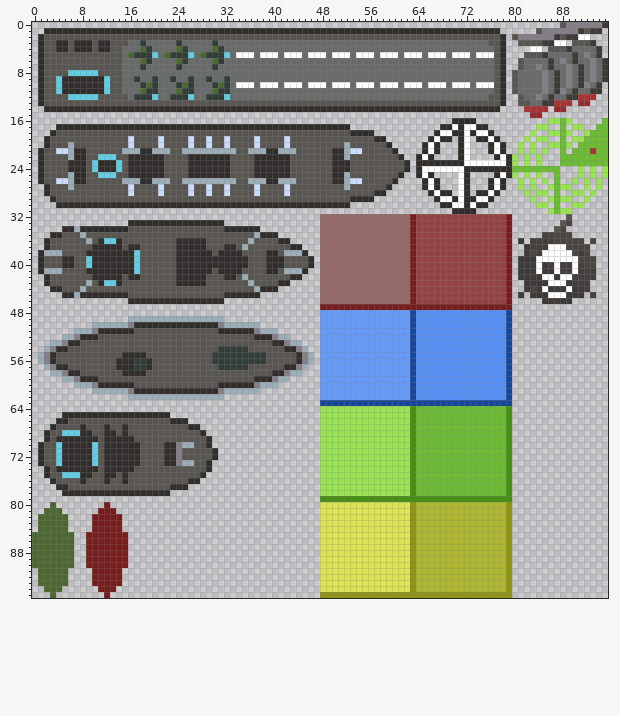
File history of a sprite sheet, src/assets/Spritesheet.png. Above is the file before it was changed.
The file is 96x96 pixels. Colours within 5 levels of each other are drawn and written as one.
Now the later version:
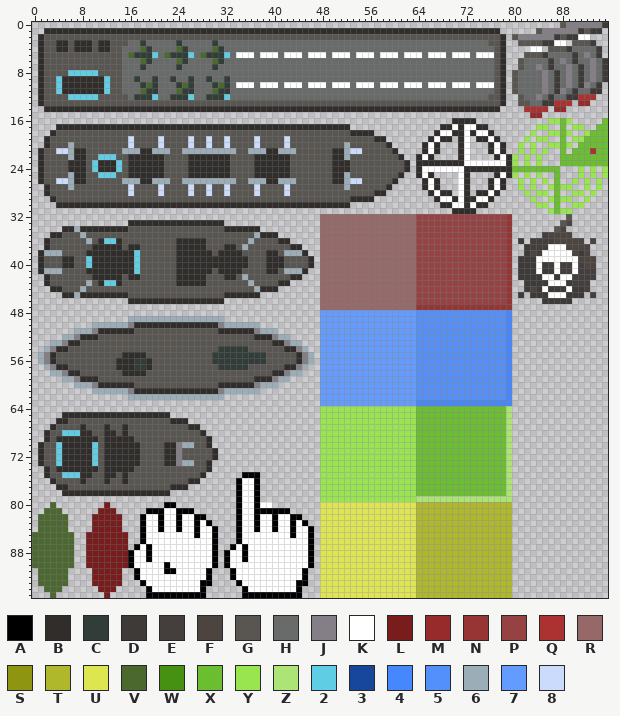
Palette (. is transparent): A #000000  B #302d2b  C #323c39  D #3d3a37  E #443e3d  F #4b443f  G #595652  H #696a6a  J #847e87  K #ffffff  L #791c1c  M #972a2a  N #973535  P #974242  Q #ac3232  R #976868  S #8e9510  T #afb72a  U #dde550  V #4b692f  W #469112  X #6abe30  Y #99e550  Z #ace575  2 #5fcde4  3 #16479d  4 #4687fb  5 #5490fb  6 #9badb7  7 #639bff  8 #cbdbfc
Changes in this commit:
The edit turns colour 3 into colour 4 in rows 48 to 62 at x 79; in row 63 at x 64 to 79.
The edit turns colour 3 into colour 7 in rows 48 to 62 at x 63; in row 63 at x 48 to 63.
There is now colour A in row 75 at x 35 to 37; in rows 76 to 79 at x 34 and 37; in row 80 at x 22 to 23, 34 and 37; in row 81 at x 19 to 21, 24 to 26, 34 and 37 to 42; in row 82 at x 18, 21, 24, 27 to 28, 34, 37, 40 and 43 to 44; in row 83 at x 18, 21, 24, 27, 29, 34, 37, 40, 43 and 45.
There is now colour A in row 84 at x 18, 21, 24, 27, 30, 34, 37, 40, 43 and 46; in row 85 at x 18, 27, 30, 34, 43 and 46; in row 86 at x 18, 30, 34 and 46; in row 87 at x 17, 19, 30, 33, 35 and 46; in rows 88 to 89 at x 16, 19, 30, 32, 35 and 46; in row 90 at x 16, 22, 30, 32 and 46.
There is now colour A in row 91 at x 17, 22 to 23, 29, 33 and 45; in row 92 at x 17, 29, 33 and 45; in row 93 at x 18, 28 to 29, 34 and 44 to 45; in row 94 at x 19, 28, 35 and 44; in row 95 at x 19 to 28 and 35 to 44.
There is now colour K in rows 76 to 79 at x 35 to 36; in row 80 at x 35 to 36 and 38 to 39; in row 81 at x 22 to 23 and 35 to 36; in row 82 at x 19 to 20, 22 to 23, 25 to 26, 35 to 36, 38 to 39 and 41 to 42; in row 83 at x 19 to 20, 22 to 23, 25 to 26, 28, 35 to 36, 38 to 39, 41 to 42 and 44; in row 84 at x 19 to 20, 22 to 23, 25 to 26, 28 to 29, 35 to 36, 38 to 39, 41 to 42 and 44 to 45.
There is now colour K in row 85 at x 19 to 26, 28 to 29, 35 to 42 and 44 to 45; in row 86 at x 19 to 29 and 35 to 45; in row 87 at x 18, 20 to 29, 34 and 36 to 45; in rows 88 to 89 at x 17 to 18, 20 to 29, 33 to 34 and 36 to 45; in row 90 at x 17 to 21, 23 to 29 and 33 to 45; in row 91 at x 18 to 21, 24 to 28 and 34 to 44.
There is now colour K in row 92 at x 18 to 28 and 34 to 44; in row 93 at x 19 to 27 and 35 to 43; in row 94 at x 20 to 27 and 36 to 43.
The edit turns colour L into colour N in rows 32 to 46 at x 79; in row 47 at x 64 to 79.
The edit turns colour L into colour R in rows 32 to 46 at x 63; in row 47 at x 48 to 63.
The edit turns colour S into colour T in rows 80 to 94 at x 79; in row 95 at x 64 to 79.
The edit turns colour S into colour U in rows 80 to 94 at x 63; in row 95 at x 48 to 63.
The edit turns colour W into colour Y in rows 64 to 78 at x 63; in row 79 at x 48 to 63.
The edit turns colour W into colour Z in rows 64 to 78 at x 79; in row 79 at x 64 to 79.
